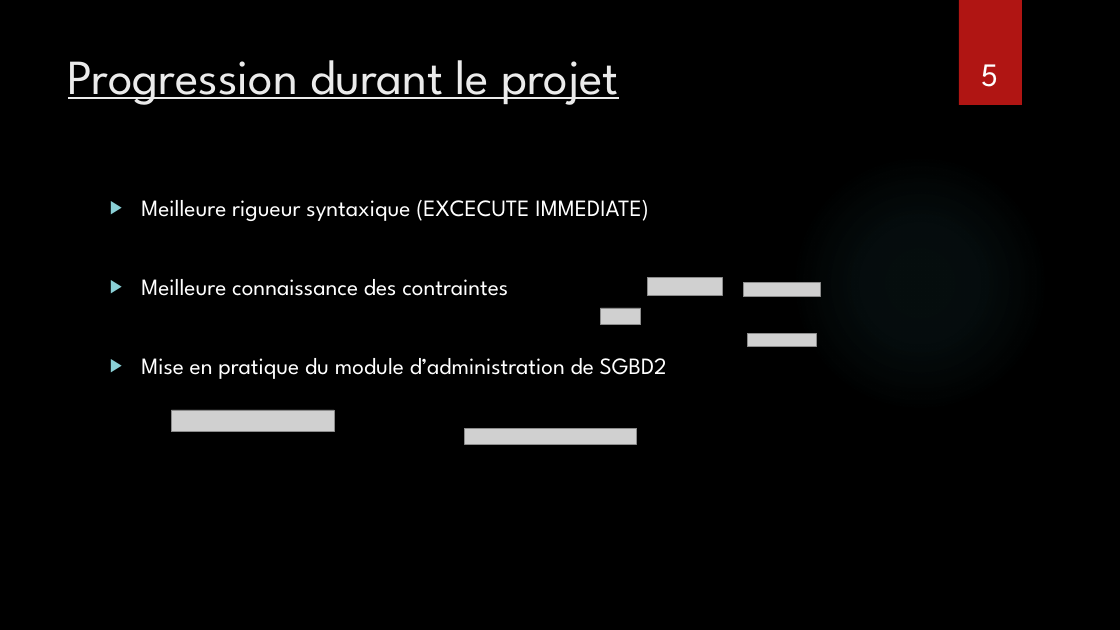
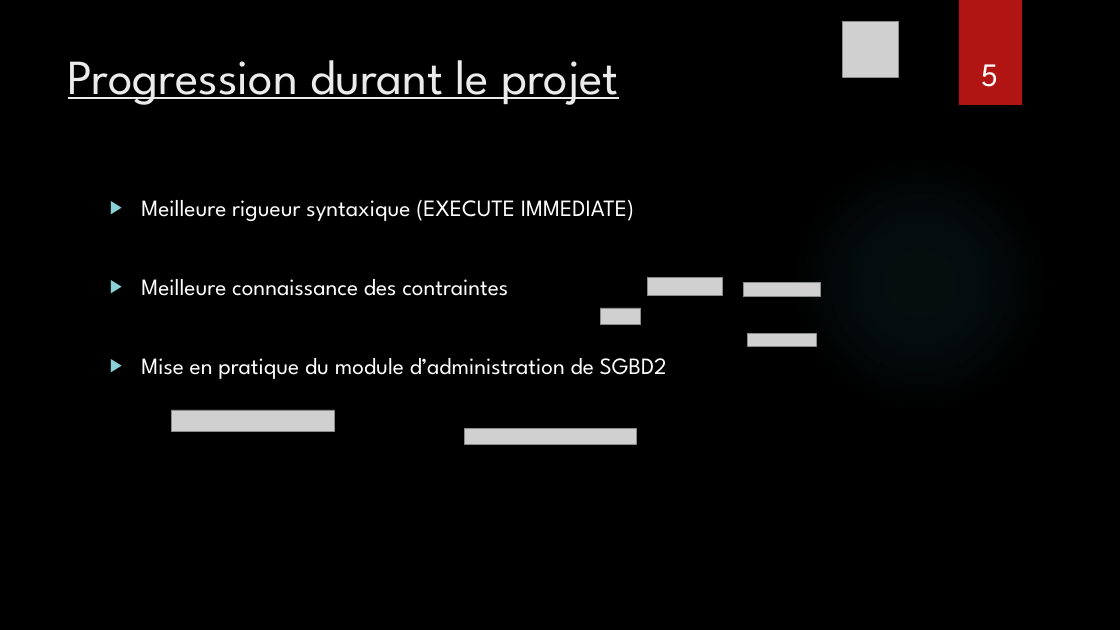
Before and after one commit to Danny-7/DB-Project, a slide deck: slide 5 of Projet SGBD2.pptx. Drawn at 1120x630 pixels with LibreOffice and Linux fonts; fonts in the diff are those of the drawing; grey boxes stand for pictures; background and template pictures are left out. Boxes give left, top, right and bottom in pixels: in the first picture for what was removed or moved away, otherwise in the second. Text is boxed around its words. In the diff, an @@ line names an element or a change of style, - is before the commit and + after.

Commit message:
update

```diff
--- a/Projet SGBD2.pptx
+++ b/Projet SGBD2.pptx
@@ picture added at (843, 21, 899, 77) @@
@@ text at (141, 200, 634, 221): text changed @@
-▶ Meilleure rigueur syntaxique (EXCECUTE IMMEDIATE)
+▶ Meilleure rigueur syntaxique (EXECUTE IMMEDIATE)
```
Also in this commit, not shown: 4 other slides changed, 1 slide added.
